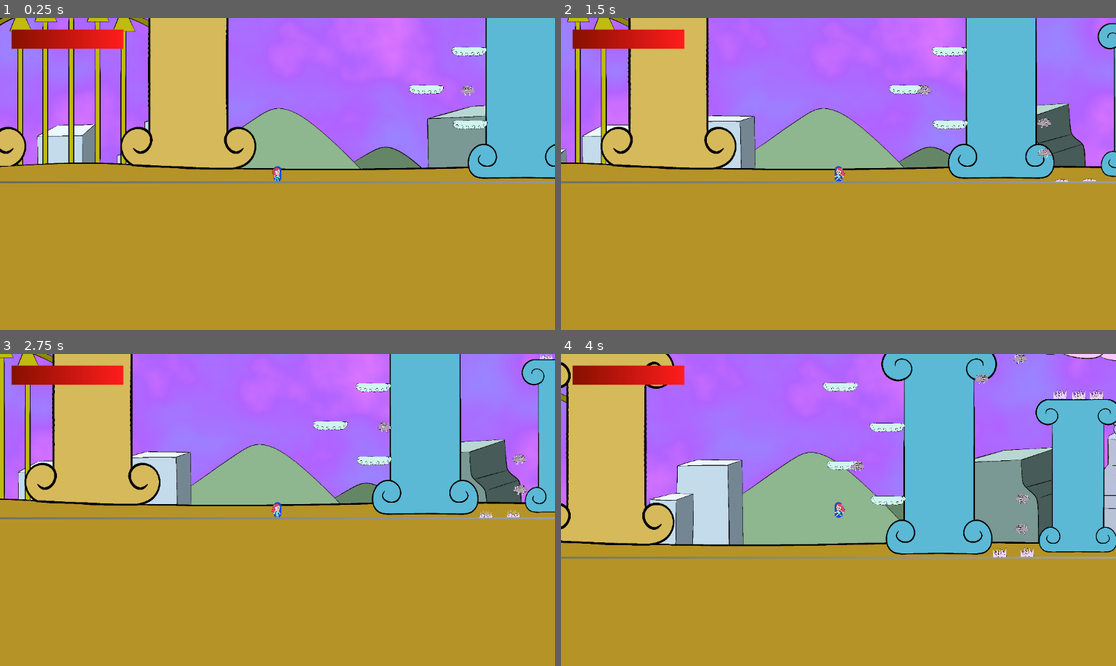
Above: before the commit, frames 1-4 (two rows, left to right).
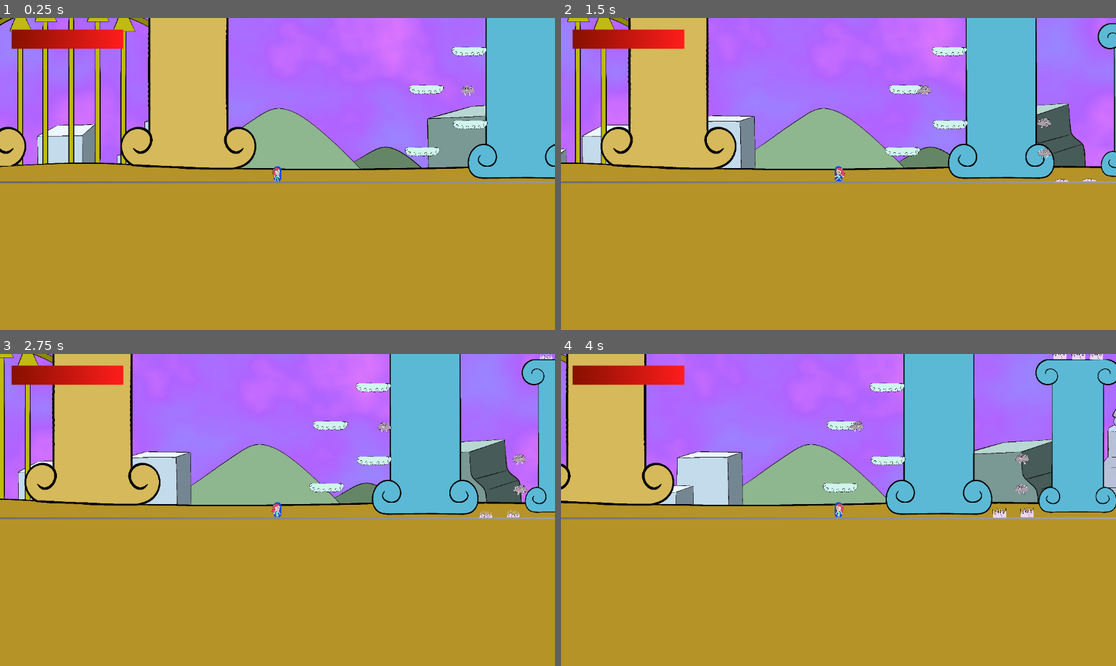
Above: after the commit, the same moments.

Repository: catloaf2048/TavernJam
Game: Godot game, scene res://Assets/Scene/Main.tscn
Two runs of this game, one before a commit and one after it. Both use one fixed random seed, a clock stepped at 60 frames per second and the inputs below.
Inputs (mouse positions are in pixels of both pictures, inside the frame that each line leads up to):
- Up to frame 1 (0.25 s): no input
- Up to frame 2 (1.5 s): tap Enter (ui_accept) at 0.5, 0.77 s; move the mouse to (960, 158) at 0.52 s; hold Right (ui_right) 0.53-1.28 s; click (960, 158) at 0.6 s; move the mouse to (727, 189) at 1.27 s; hold Left (ui_left) from 1.28 s (still down); click (727, 189) at 1.35 s
- Up to frame 3 (2.75 s): tap Enter (ui_accept) at 1.52 s; move the mouse to (333, 441) at 2.02 s; release Left (ui_left) at 2.03 s; hold Right (ui_right) from 2.03 s (still down); click (333, 441) at 2.1 s
- Up to frame 4 (4 s): move the mouse to (810, 572) at 2.77 s; click (810, 572) at 2.85 s; tap Enter (ui_accept) at 3.02, 3.77 s; move the mouse to (1005, 556) at 3.52 s; release Right (ui_right) at 3.53 s; hold Left (ui_left) from 3.53 s (still down); click (1005, 556) at 3.6 s

The runs differ from the first frame. In frame 1, 0.2% of the frame differs, in the area x 72-80%, y 41-45%; in frame 2, 0.2%; in frame 3, 0.2%; in frame 4, 23%, in the area x 0-100%, y 0-66%.

Commit message:
Level design (round 3).

Diff:
--- a/Assets/Scene/World.tscn
+++ b/Assets/Scene/World.tscn
@@ -109,6 +109,9 @@
 [node name="Platform" parent="WorldObjects" unique_id=1087401016 instance=ExtResource("6_sv1w6")]
 position = Vector2(401, -147)
 
+[node name="Platform7" parent="WorldObjects" unique_id=1460642719 instance=ExtResource("6_sv1w6")]
+position = Vector2(302, -91)
+
 [node name="Platform2" parent="WorldObjects" unique_id=1661747852 instance=ExtResource("6_sv1w6")]
 position = Vector2(310, -220)
 
@@ -323,6 +326,15 @@
 [node name="CollisionShape2D" parent="WorldObjects/WallCheckTrigger13" index="0" unique_id=865216267]
 position = Vector2(778, 6)
 shape = SubResource("RectangleShape2D_nu15w")
+
+[node name="Platform8" parent="WorldObjects" unique_id=397595274 instance=ExtResource("6_sv1w6")]
+position = Vector2(1594, -165)
+
+[node name="Platform9" parent="WorldObjects" unique_id=5157265 instance=ExtResource("6_sv1w6")]
+position = Vector2(2222, -101)
+
+[node name="Platform10" parent="WorldObjects" unique_id=651265884 instance=ExtResource("6_sv1w6")]
+position = Vector2(2421, -165)
 
 [editable path="WorldObjects/Wall"]
 [editable path="WorldObjects/Wall2"]
